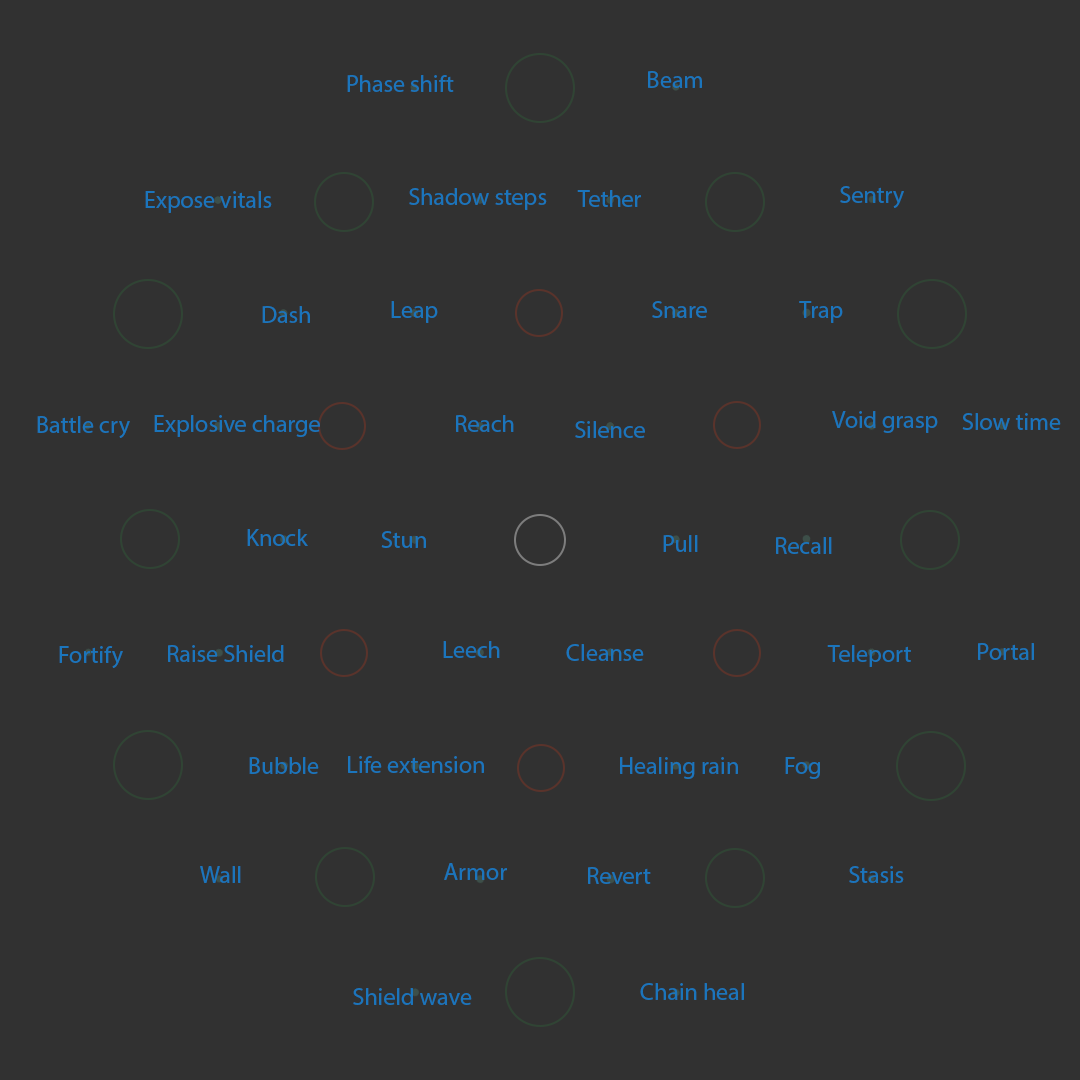
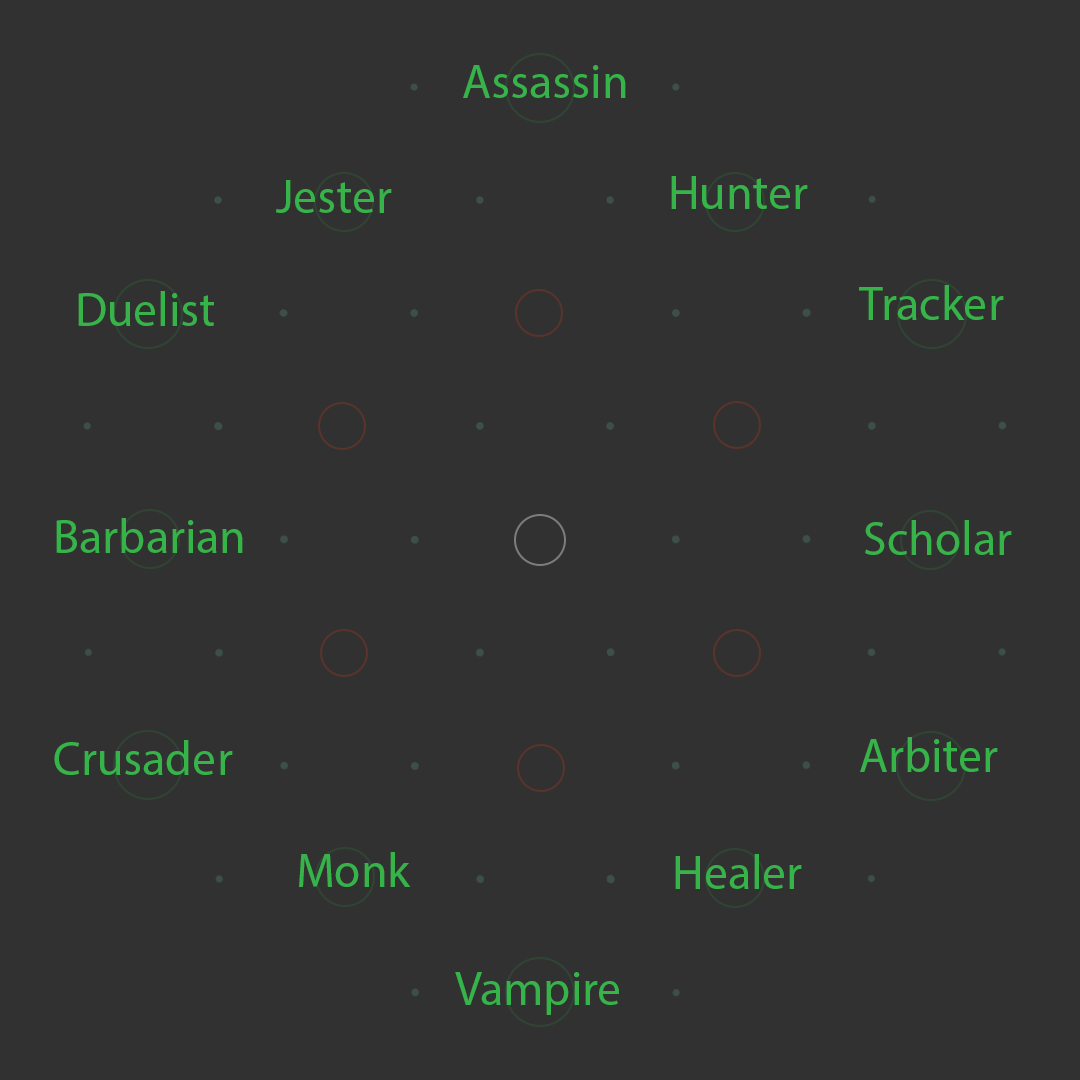
Layered file, before and after one edit (1080 × 1080). Changes by layer:
hid group "Abilities" (36 layers) over (37, 71, 1061, 1005)
showed group "Passives" (12 layers) over (54, 65, 1012, 1015)
